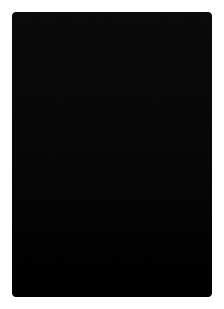
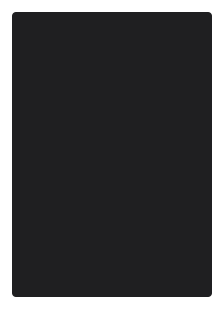
Before/after of a 224px x 309px layered artwork. What changed in the layer stack:
painted on "Item" over left=12, top=12, right=212, bottom=297
